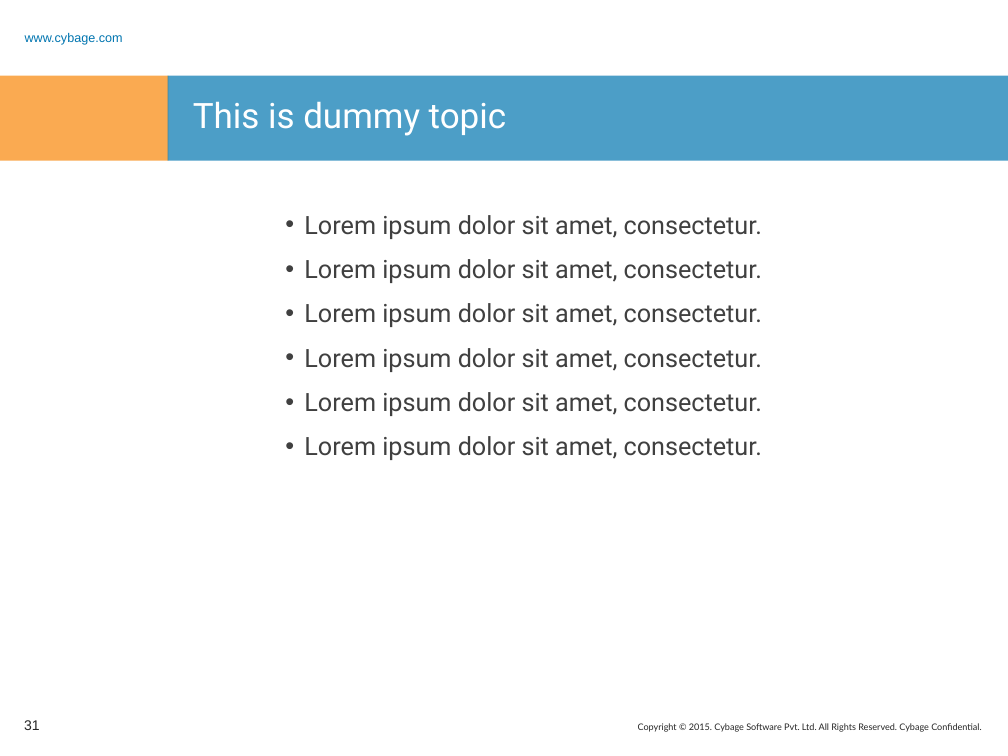
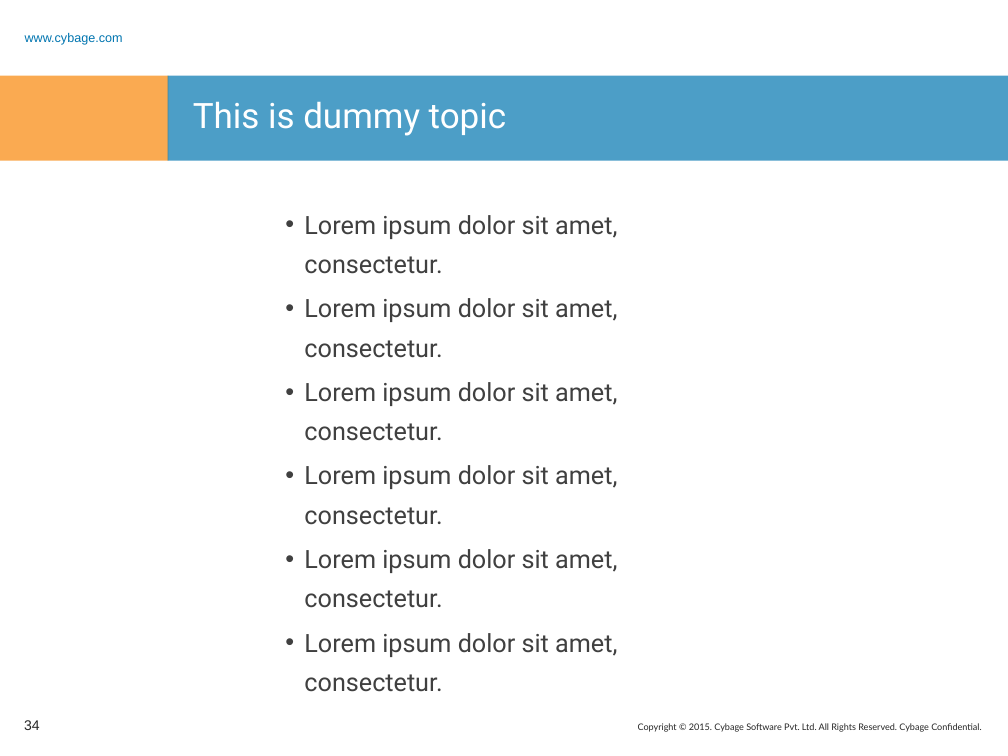
Before and after one commit to rashmitk/Documentation, a slide deck: slide 34 of SBT/SBT.pptx (slide 31 before the commit). Drawn at 1008x756 pixels with LibreOffice and Linux fonts; fonts in the diff are those of the drawing; background and template pictures are left out. Boxes give left, top, right and bottom in pixels: in the first picture for what was removed or moved away, otherwise in the second. Text is boxed around its words. In the diff, an @@ line names an element or a change of style, - is before the commit and + after.

```diff
--- a/SBT/SBT.pptx
+++ b/SBT/SBT.pptx
@@ text "Lorem ipsum dolor sit amet, ..." rewrapped from [304,215,762,460] to [304,215,617,692] @@
@@ page number at [24,720,40,730]: text changed @@
-31
+34
```
Also in this commit, not shown: 4 slides added, 1 slide removed.
